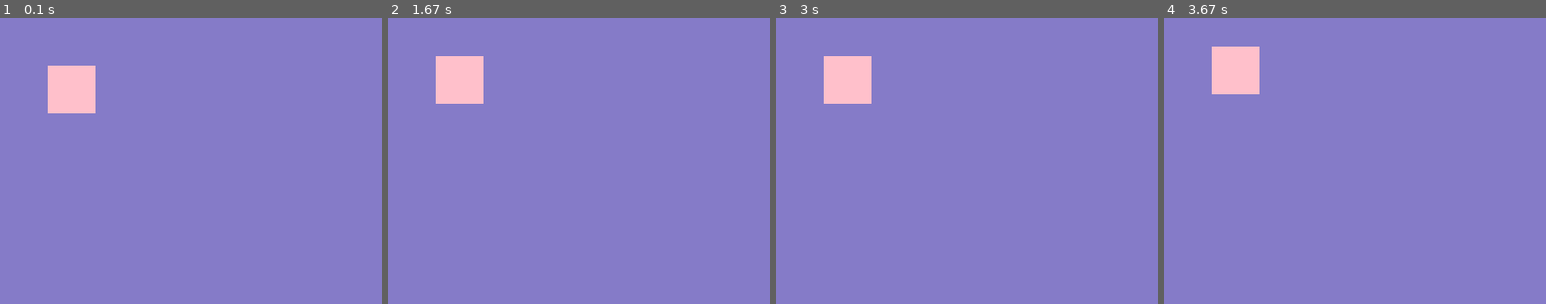
Above: before the commit, frames 1-4 (left to right).
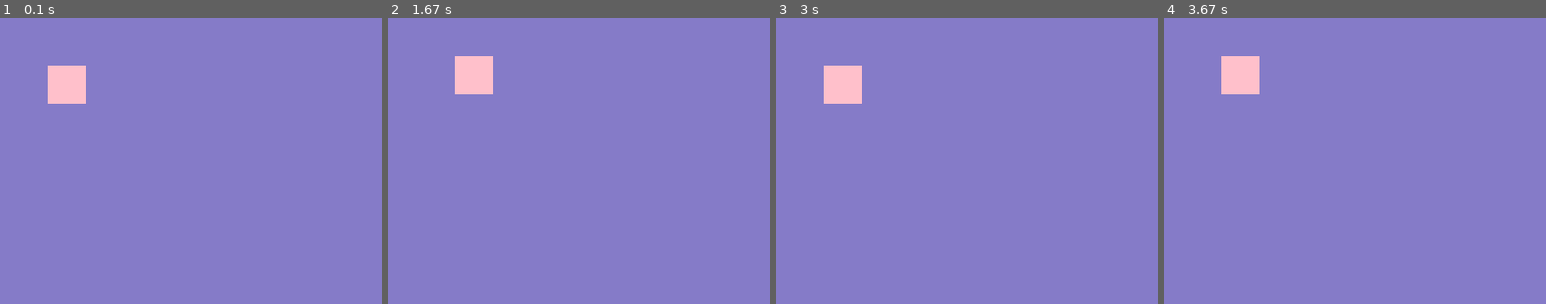
Above: after the commit, the same moments.

Repository: lachlanin4/CapstoneProject3-maze
Game: pygame game, started from MazeGame/mazeClass.py
Same seed, same stepped clock (60 frames per second), same inputs: the game is played once before the commit and once after it.
Inputs:
- Up to frame 1 (0.1 s): no input
- Up to frame 2 (1.67 s): hold Right 0.33-0.8 s; hold Up 0.83-1.13 s; hold Right 1.17-1.63 s
- Up to frame 3 (3 s): hold Left 1.67-2.2 s; hold Down 2.23-2.53 s; hold Left 2.57-2.97 s
- Up to frame 4 (3.67 s): hold Up 3-3.37 s; hold Right from 3.4 s (still down)
The pictures show only the part of the screen within x 0-50%, y 0-50%; the shares and areas given below are measured in that part.

The runs differ from the first frame. In frame 1, 0.8% of the frame differs, in the area x 12-25%, y 16-34%; in frame 2, 1.4%, in the area x 12-28%, y 13-30%; in frame 3, 0.8%; in frame 4, 0.8%.

Commit message:
thought of how to layout classes

Diff:
--- a/MazeGame/gameEngine.py
+++ b/MazeGame/gameEngine.py
@@ -4,3 +4,5 @@
 #process user input for player movement and update player's position accordingly. so the methods for moving up down and right etc will be in this class
 #check for collison with wall or if reached exit displaying appropriate messages
 #provide option to play again or quit
+class Game_Engine:
+    pass
--- a/MazeGame/gameEntity.py
+++ b/MazeGame/gameEntity.py
@@ -1,17 +1,47 @@
-##Game entity will be ac lass that has attributes of x and y coordinates and a symbol(character representation)
+##Game entity will be a class that has attributes of x and y coordinates and a symbol(character representation)
 #The classes that will inherit GameEntity are Player, Wall and Exit, each of these classes need their own attributes and behviours/methods
 #Player needs to allow movement and track where the player is within the maze
 #Wall needs to block the players path and not let them move through it
 #Exit needs to tell the player that they have won
+import pygame
 
-player=Player()
+class Game_Entity(pygame.sprite.Sprite):
+    #entity_group =pygame.sprite.Group()
+    def __init__(self):
+        super().__init__()
+        self.x=None
+        self.y=None
+        self.symbol=None ######Need to add this one
+        self.all_entities_group =pygame.sprite.Group()
+    def add_new_entity(self,entity):
+        self.entity_group.add(entity)
+
+
+class Player(Game_Entity):
+     #allow movement and track where player is
+     pass
+
+class Wall(Game_Entity):
+     #Block player's path
+     def __init__(self):
+          super().__init__()
+          self.walls_group = pygame.sprite.Group()
+
+    #Add methods to add vertical walls and horizontal walls
+     pass
+
+class Exit(Game_Entity):
+     #Tell player they have won
+     #Add method to tell player they have won - when their sprites collide player has won
+     pass
+#player=Player()
 
 # Create groups to hold enemy sprites and all sprites
 # - enemies is used for collision detection and position updates
 # - all_sprites is used for rendering
-walls = pygame.sprite.Group()
-all_sprites = pygame.sprite.Group()
-all_sprites.add(player)
+# walls = pygame.sprite.Group()
+# all_sprites = pygame.sprite.Group()
+# all_sprites.add(player)
 
 # Create a custom event for adding a new enemy
 #pygame defines events internally as integers, so you need to define a new event with a unique integer. The last event pygame reserves is called USEREVENT, so defining ADDENEMY = pygame.USEREVENT + 1
@@ -19,7 +49,7 @@
 pygame.time.set_timer(ADDENEMY, 250)
 
 # Add a new enemy?
-        elif event.type == ADDENEMY:
+        elif event.type == ADDWALL:
             # Create the new enemy and add it to sprite groups
             new_enemy = Enemy()
             enemies.add(new_enemy)
--- a/MazeGame/mazeClass.py
+++ b/MazeGame/mazeClass.py
@@ -12,6 +12,7 @@
     QUIT,
 )
 pygame.init()
+
 class Maze:
     #considering putting some attributes here if they can be shared by all the instances/mazes
     #start_position=(0,0)
@@ -23,6 +24,15 @@
         self.exit_position = None
         self.layout = None
 
+        #method to generate maze
+
+        #method to display maze
+
+        #method to check player has react exit
+    def player_reached_exit(self):
+        #if
+        pass
+
 PINK = (255,192,203)
 SCREEN_WIDTH=800
 SCREEN_HEIGHT=600
@@ -32,8 +42,8 @@
 
 PLAYER_X =50
 PLAYER_Y=50
-PLAYER_HEIGHT = 50
-PLAYER_WIDTH= 50
+PLAYER_HEIGHT = 40
+PLAYER_WIDTH= 40
 
 pygame.draw.rect(screen,PINK,(PLAYER_X,PLAYER_Y,PLAYER_WIDTH,PLAYER_HEIGHT))
 
@@ -48,10 +58,13 @@
     for event in pygame.event.get():
         if event.type ==KEYDOWN:
             if event.key ==K_UP:
-                print("UP")
-                #t1Rect.move_ip(0,-5)
-                #pygame.display.update()
                 PLAYER_Y -= 10
+            if event.key ==K_DOWN:
+                PLAYER_Y +=10
+            if event.key ==K_RIGHT:
+                PLAYER_X +=10
+            if event.key ==K_LEFT:
+                PLAYER_X -=10
             if event.key==K_ESCAPE:
                 running=False
         elif event.type==QUIT:
@@ -60,3 +73,8 @@
     screen.fill((133,123,200))
     pygame.draw.rect(screen,PINK,(PLAYER_X,PLAYER_Y,PLAYER_WIDTH,PLAYER_HEIGHT))
     pygame.display.update()
+    # if pygame.sprite.spritecollideany(player,walls_group): #After moving checks if player and walls have collided and if so ends games
+    #     print("You have lost")
+    #     player.kill()
+    #     print("RIP")
+    #     running=False
